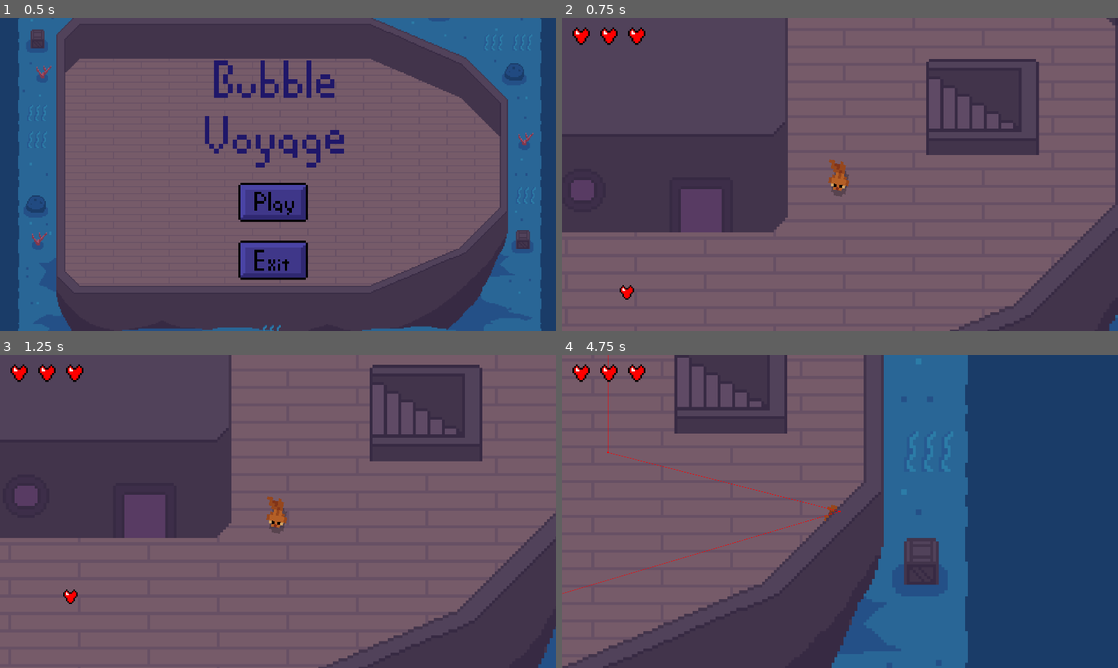
Above: before the commit, frames 1-4 (two rows, left to right).
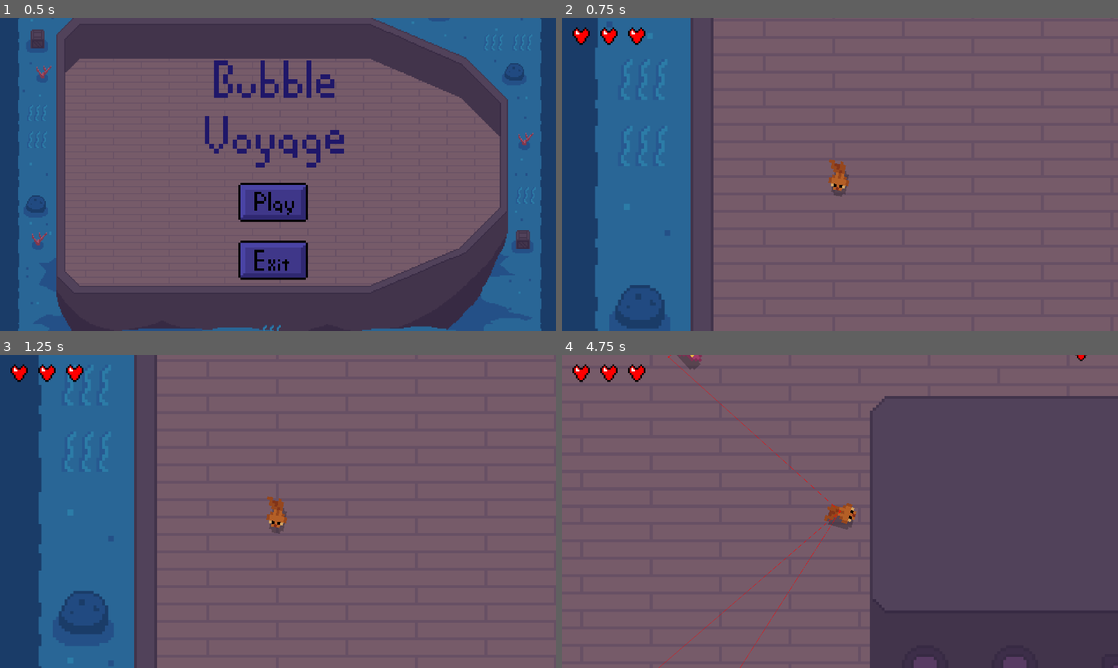
Above: after the commit, the same moments.

Repository: canaryincoalmine/Fish-Society-and-its-Bubbles
Game: Godot game, scene res://Code/Screens/TitleScreen.tscn
Two runs of this game, one before a commit and one after it. Both use one fixed random seed, a clock stepped at 60 frames per second and the inputs below.
Inputs (mouse positions are in pixels of both pictures, inside the frame that each line leads up to):
- Up to frame 1 (0.5 s): no input
- Up to frame 2 (0.75 s): click (834, 202) at 0.5 s
- Up to frame 3 (1.25 s): no input
- Up to frame 4 (4.75 s): move the mouse to (962, 495) at 1.27 s; tap Space (dash) at 1.35, 2.85, 4.35 s; move the mouse to (728, 527) at 2.02 s; click (728, 527) at 2.1 s; move the mouse to (895, 442) at 2.77 s; move the mouse to (812, 574) at 3.52 s; click (812, 574) at 3.6 s; move the mouse to (1006, 558) at 4.27 s

Frame 1 is identical in both runs. In frame 2, 42% of the frame differs, in the area x 0-100%, y 0-100%; in frame 3, 45%; in frame 4, 60%.

Commit message:
level design

Diff:
--- a/Code/Screens/Level 1.tscn
+++ b/Code/Screens/Level 1.tscn
@@ -108,14 +108,14 @@
 texture = ExtResource("7_unpje")
 
 [node name="Player" parent="." groups=["Player"] instance=ExtResource("1_jh7pn")]
-position = Vector2(973, 389)
+position = Vector2(-1391, 2)
 scale = Vector2(10, 10)
 collision_mask = 29
 
 [node name="Camera2D" type="Camera2D" parent="Player"]
 
 [node name="Cod" parent="." node_paths=PackedStringArray("target_to_chase") instance=ExtResource("7_5okh8")]
-position = Vector2(-871, 906)
+position = Vector2(-809, 887)
 scale = Vector2(10, 10)
 collision_layer = 1
 target_to_chase = NodePath("../Player")
@@ -126,13 +126,25 @@
 collision_layer = 1
 target_to_chase = NodePath("../Player")
 
+[node name="Cod3" parent="." node_paths=PackedStringArray("target_to_chase") instance=ExtResource("7_5okh8")]
+position = Vector2(666, 927)
+scale = Vector2(10, 10)
+collision_layer = 1
+target_to_chase = NodePath("../Player")
+
+[node name="Cod4" parent="." node_paths=PackedStringArray("target_to_chase") instance=ExtResource("7_5okh8")]
+position = Vector2(1275, -177)
+scale = Vector2(10, 10)
+collision_layer = 1
+target_to_chase = NodePath("../Player")
+
 [node name="HUD" parent="." instance=ExtResource("12_8fd6g")]
 
 [node name="Heart" parent="." instance=ExtResource("14_frw6p")]
 position = Vector2(234, 812)
 
 [node name="Heart2" parent="." instance=ExtResource("14_frw6p")]
-position = Vector2(-542, 772)
+position = Vector2(310, -621)
 
 [node name="GoToNextLevel" type="Area2D" parent="." groups=["Player"]]
 collision_layer = 16
--- a/Code/Screens/Level 2.tscn
+++ b/Code/Screens/Level 2.tscn
@@ -10,7 +10,8 @@
 [ext_resource type="AudioStream" uid="uid://bi3m32ns5vnuq" path="res://Audio/main_soundtrack.wav" id="8_8biuh"]
 [ext_resource type="Texture2D" uid="uid://dmbn6usrqudql" path="res://Sprites/Maps/Level2/Level 2 top layer.png" id="10_ttq0s"]
 [ext_resource type="PackedScene" uid="uid://dcp15oo1olg6d" path="res://Code/Enemies/Swordfish/swordfish.tscn" id="11_bopol"]
-[ext_resource type="PackedScene" path="res://Code/Screens/hud.tscn" id="12_8fd6g"]
+[ext_resource type="PackedScene" uid="uid://dqhkrfhkhdwoh" path="res://Code/Screens/hud.tscn" id="12_8fd6g"]
+[ext_resource type="PackedScene" uid="uid://cva2gw57wx4ko" path="res://Code/Pickups/heart.tscn" id="12_vmrwy"]
 
 [sub_resource type="NavigationPolygon" id="NavigationPolygon_yqgwh"]
 vertices = PackedVector2Array(1761.06, 512.109, 1898.05, 504.656, 1657.54, 1024.28, 1415.69, 854.438, 823.07, 1373.97,  …(1765 unchanged characters)…
@@ -133,4 +134,13 @@
 position = Vector2(1519, -52.5)
 shape = SubResource("RectangleShape2D_c6ug4")
 
+[node name="Heart" parent="." instance=ExtResource("12_vmrwy")]
+position = Vector2(374, 210)
+
+[node name="Heart2" parent="." instance=ExtResource("12_vmrwy")]
+position = Vector2(-564, -483)
+
+[node name="Heart3" parent="." instance=ExtResource("12_vmrwy")]
+position = Vector2(379, 1098)
+
 [connection signal="body_entered" from="WinCondition" to="." method="_on_win_condition_body_entered"]
Not shown: 1 places in Code/Screens/DeathScreen.tscn that only renumber resources
Not shown: 1 places in Code/Screens/Level 1.tscn that only renumber resources
Not shown: 1 places in Code/Screens/Level 2.tscn that only renumber resources
Not shown: 2 places in Code/Screens/TitleScreen.tscn that only renumber resources
